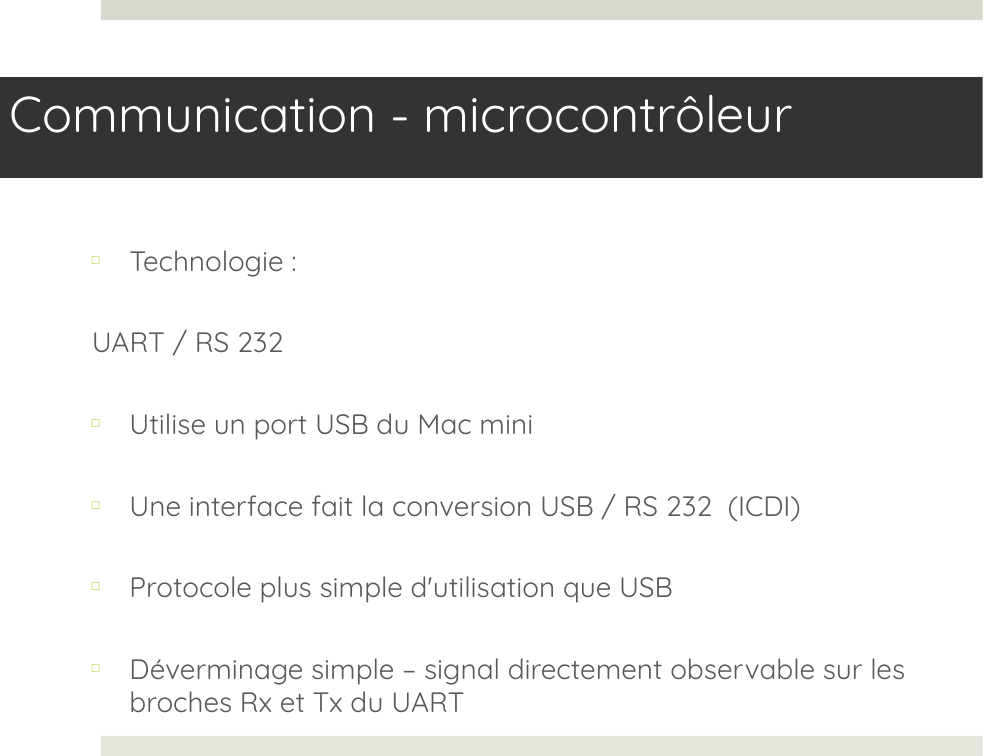
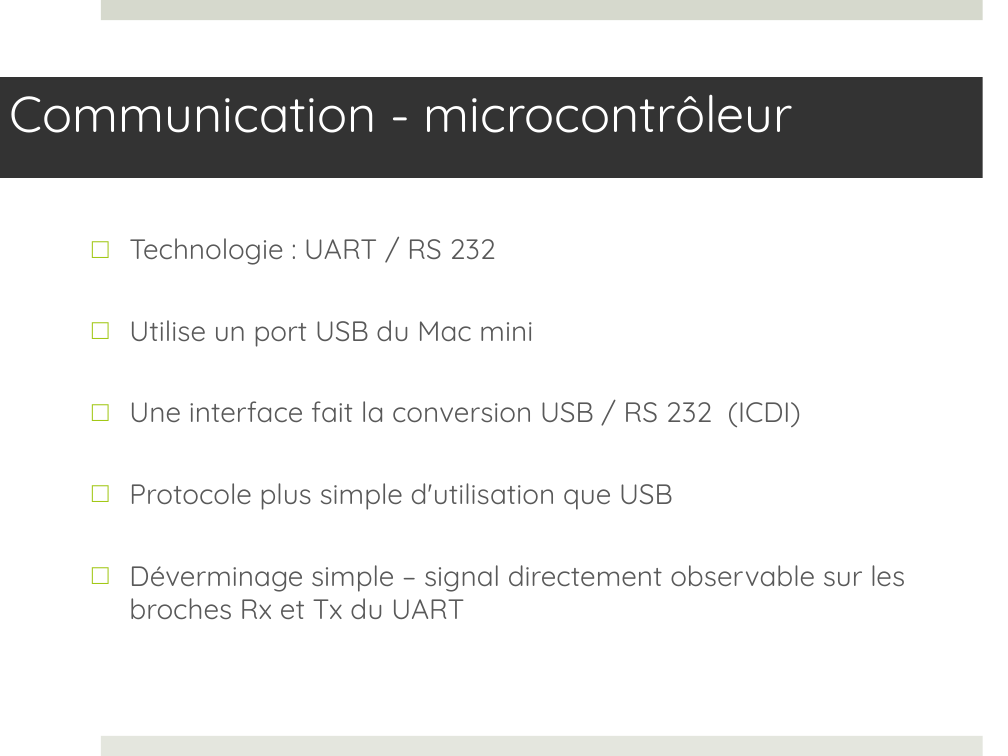
Before and after one commit to francisvalois/design3, a slide deck: slide 1 of reports/presentation/kinocto_DF.ppt. Drawn at 1008x756 pixels with LibreOffice and Linux fonts; fonts in the diff are those of the drawing. Boxes give left, top, right and bottom in pixels: in the first picture for what was removed or moved away, otherwise in the second. Text is boxed around its words. In the diff, an @@ line names an element or a change of style, - is before the commit and + after.

```diff
--- a/reports/presentation/kinocto_DF.ppt
+++ b/reports/presentation/kinocto_DF.ppt
@@ text "Technologie : UART / RS ...": place and size @@
-text "Technologie : UART / RS ..." at [92, 250, 905, 713]
+text "Technologie : UART / RS ..." at [129, 238, 905, 620]
@@ text at [129, 238, 496, 265]: text changed @@
-□ Technologie :
-UART / RS 232
+□ Technologie : UART / RS 232
```
Also in this commit, not shown: 2 other slides changed, 3 other files.
